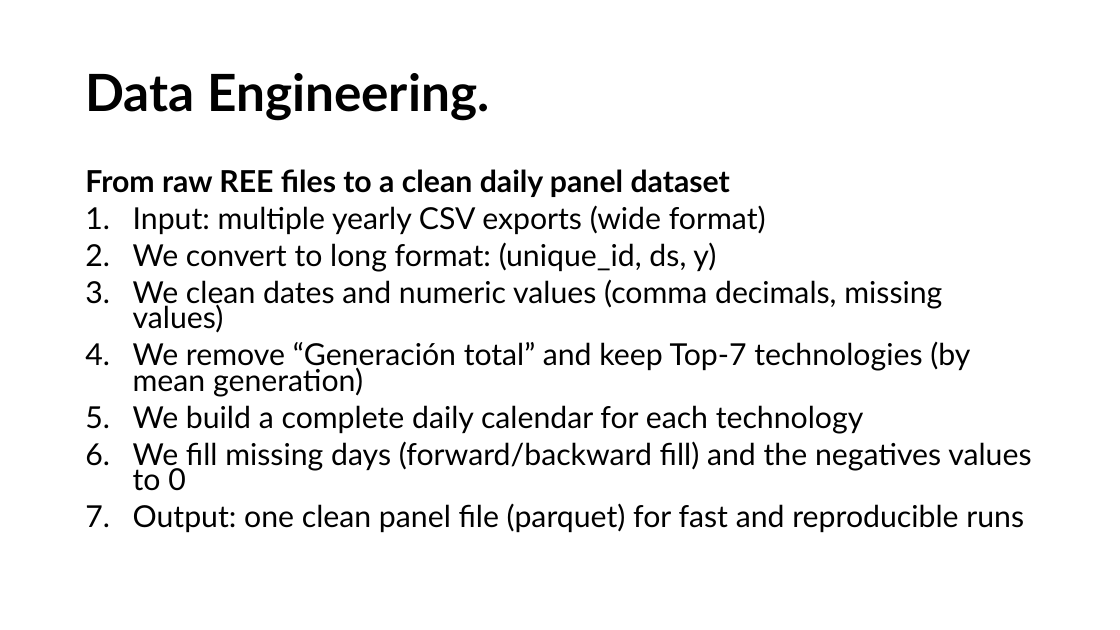
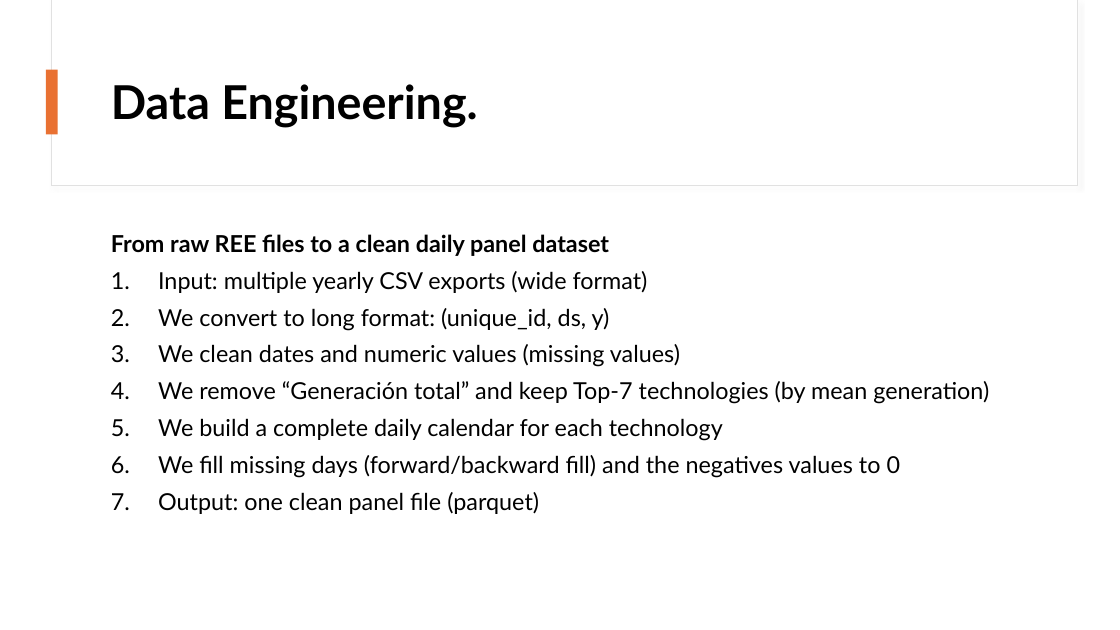
Before and after one commit to mireiamonbu/Spanish-Forecasters-MireiaMontoya-EnriqueRuiz, a slide deck: slide 8 of presentation/CapstonProject.pptx (slide 11 before the commit). Drawn at 1120x630 pixels with LibreOffice and Linux fonts; fonts in the diff are those of the drawing. Boxes give left, top, right and bottom in pixels: in the first picture for what was removed or moved away, otherwise in the second. Text is boxed around its words. In the diff, an @@ line names an element or a change of style, - is before the commit and + after.

```diff
--- a/presentation/CapstonProject.pptx
+++ b/presentation/CapstonProject.pptx
@@ rectangle added at [51, 0, 1077, 186], fill #FFFFFF, outline #E1E1E1 0.75 pt @@
@@ rectangle added at [52, 0, 1077, 185], fill #FFFFFF @@
@@ title "Data Engineering.": place and size @@
-title "Data Engineering." at [85, 73, 489, 120]
+title "Data Engineering." at [111, 84, 477, 128]
@@ title "Data Engineering." at [111, 84, 477, 128]: size 44 to 40 pt @@
@@ rectangle added at [46, 70, 58, 134], fill #E97132 @@
@@ text "From raw REE files to ...": place and size @@
-text "From raw REE files to ..." at [85, 169, 1031, 533]
+text "From raw REE files to ..." at [111, 234, 989, 514]
@@ text at [111, 234, 989, 478]: size 25.9 to 20 pt in "From raw REE files to a clean ...", "Input: multiple yearly CSV exports (wide format)", "We convert to long format: (unique_id, ds, ...", "We remove “Generación total” and keep Top-7 ..." and 2 more places; line spacing 0.7 to 0.9 @@
@@ text at [158, 344, 680, 367]: text changed; size 25.9 to 20 pt @@
-3. We clean dates and numeric values (comma decimals, missing values)
+3. We clean dates and numeric values (missing values)
@@ text at [158, 492, 539, 514]: text changed; size 25.9 to 20 pt @@
-7. Output: one clean panel file (parquet) for fast and reproducible runs
+7. Output: one clean panel file (parquet)
```
Also in this commit, not shown: 12 other slides changed, 1 slide added, 5 slides removed, 20 other files.
